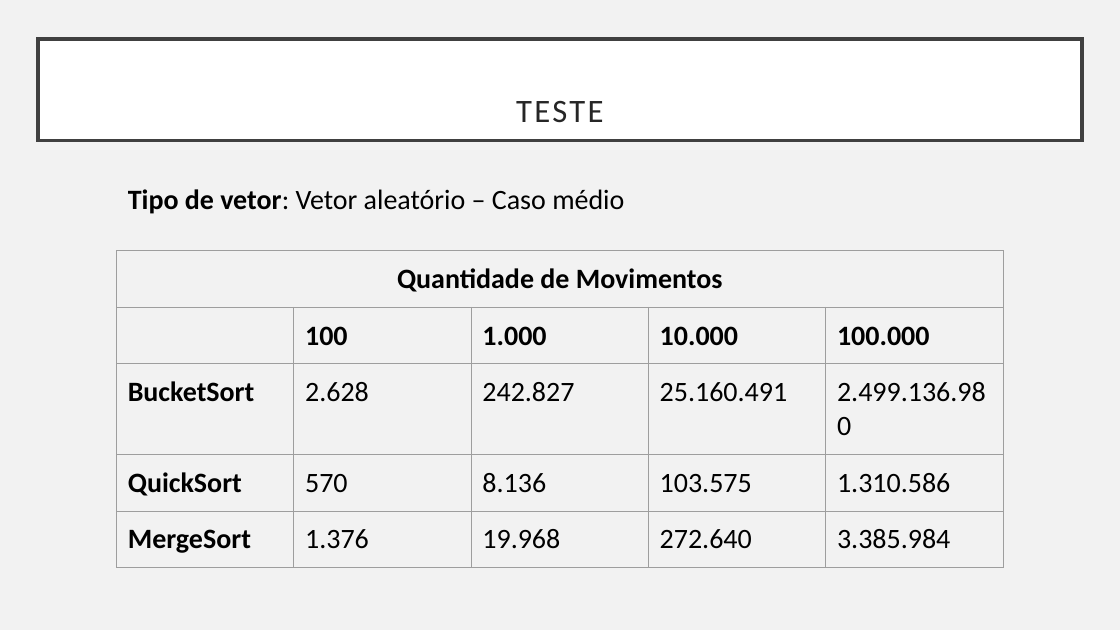
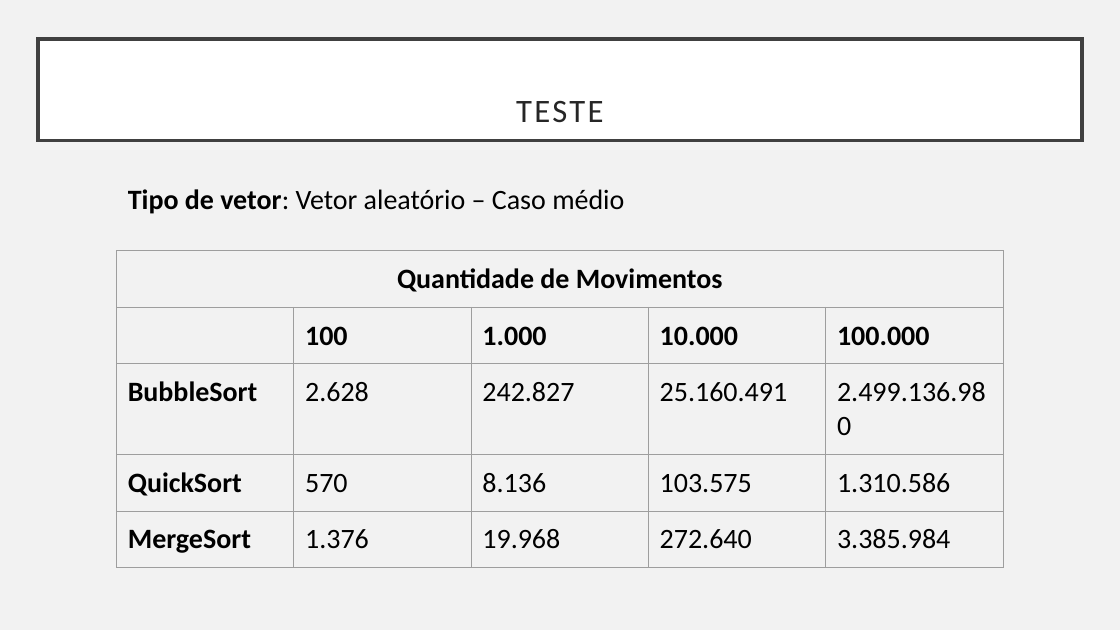
Before and after one commit to gujahlive/Aulas-C, a slide deck: slide 15 of TRABALHOS/MERGE SORT/Algoritmos de ordenação 2018.1.pptx. Drawn at 1120x630 pixels with LibreOffice and Linux fonts; fonts in the diff are those of the drawing. Boxes give left, top, right and bottom in pixels: in the first picture for what was removed or moved away, otherwise in the second. Text is boxed around its words. In the diff, an @@ line names an element or a change of style, - is before the commit and + after.

```diff
--- a/TRABALHOS/MERGE SORT/Algoritmos de ordenação 2018.1.pptx
+++ b/TRABALHOS/MERGE SORT/Algoritmos de ordenação 2018.1.pptx
@@ table at (116, 251, 1001, 557) @@
-row 3, column 1: BucketSort
+row 3, column 1: BubbleSort
```
Also in this commit, not shown: 1 other slide changed, 1 other file.
